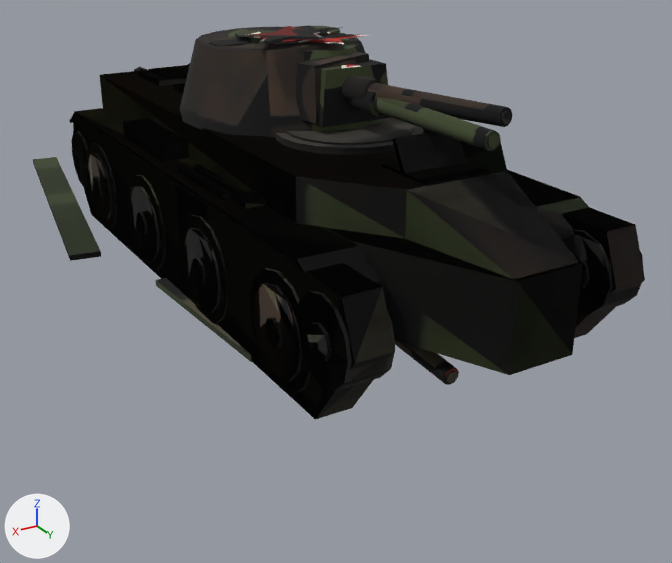
Renders of the glTF model public/models/bt7.glb from each side of a commit.
Camera for both pictures: a 50 mm lens placed at (3.6, 6.43, 3.06), pointed at (-0.45, -0.31, -0.31). Every picture has the same lights, and +X, +Y and +Z are marked at lower left. The older version comes first. Vertices at exactly the same position are counted once.

Objects in the first picture: 'hull_blown', 'hull_ok', 'hull_trackL', 'hull_trackR', 'turret_blown', 'turret_ko', 'turret_ok'.
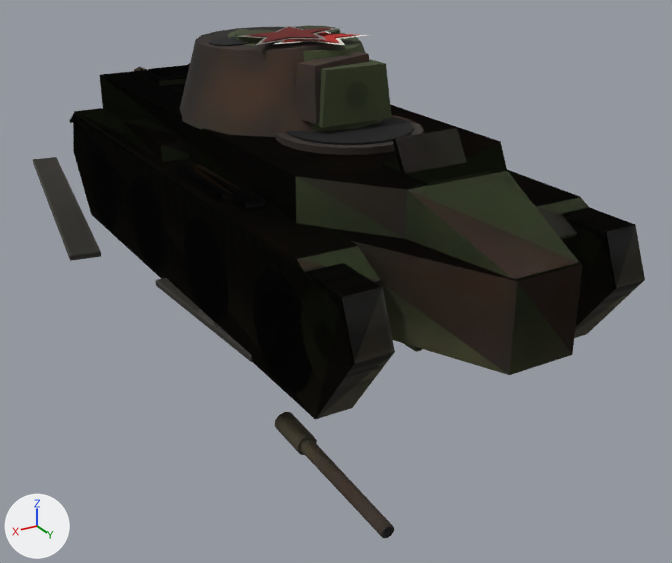
What differs and where, as boxes (x1, y1, x2, y2) in the pictures (672 x 563 px):
'hull_trackL', reshaped: before (69, 65, 644, 420); after (74, 116, 395, 420)
'turret_ko', reshaped (43% narrower): before (180, 26, 512, 137); after (180, 26, 370, 137)
'turret_ok', reshaped (40% narrower, 16% shorter): before (228, 25, 501, 151); after (228, 25, 392, 131)
'gun_blown', added (brown): after (275, 412, 394, 538)
'turret_blown', reshaped (not visible afterwards): before (395, 341, 459, 385)
'gun_ok', added (mostly hidden): after (403, 343, 422, 352)
part 1 of me_bt7_hull_005, deleted: before (71, 131, 642, 394)
part 2 of me_bt7_hull_005, surface changed: (73, 67, 643, 419) in both
part 3 of me_bt7_hull_003, surface changed: after (392, 128, 466, 173)
part 4 of me_bt7_hull_001, surface changed: before (572, 227, 644, 338)
part 5 of me_bt7_hull_007, deleted: before (72, 132, 644, 394)
part 6 of me_bt7_hull_007, surface changed: before (101, 67, 582, 420); after (98, 146, 395, 420)
part 7 of me_bt7_hull_009, surface changed: before (33, 157, 252, 359); after (33, 67, 644, 375)
part 8 of me_bt7_turret_005, deleted: before (395, 341, 459, 385)
part 9 of me_bt7_turret_005, deleted: before (446, 371, 458, 383)
part 10 of me_bt7_turret_003, deleted: before (342, 75, 382, 100)
part 11 of me_bt7_turret_003, deleted: before (367, 83, 512, 127)
part 12 of me_bt7_turret_003, deleted: before (501, 110, 512, 124)
part 13 of me_bt7_turret_003, surface changed: (182, 26, 370, 137) in both
part 14 of me_bt7_turret_001, deleted: before (347, 92, 385, 117)
part 15 of me_bt7_turret_001, deleted: before (373, 97, 501, 151)
part 16 of me_bt7_turret_001, deleted: before (487, 134, 500, 148)
part 17 of me_bt7_turret_001, surface changed (lighter): (229, 25, 392, 131) in both

Patch to the scene script:
```diff
--- a/public/models/bt7.glb.py
+++ b/public/models/bt7.glb.py
@@ me_bt7_hull_005 @@
-me_bt7_hull_005.from_pydata(...)  # 980 vertices, 1748 faces; spans x -1.22..1.22, y -3.05..2.83, z 0.0..1.55
+me_bt7_hull_005.from_pydata(...)  # 308 vertices, 524 faces; spans x -1.15..1.15, y -3.05..2.83, z 0.0..1.55
+# me_bt7_hull_005 part 1: 30 loose pieces with 672 vertices, spanning x -1.22..1.22, y -2.76..2.52, z 0.02..0.9, are deleted
+# me_bt7_hull_005 part 2: 522 kept faces spanning x -1.15..1.15, y -3.05..2.83, z 0.0..1.55 get new texture (UV) coordinates
 me_bt7_hull_005.materials.append(mat_hull_blown)
@@ me_bt7_hull_003 @@
-me_bt7_hull_003.from_pydata(...)  # 900 vertices, 1596 faces; spans x -1.22..1.22, y -3.05..2.83, z 0.0..1.55
+me_bt7_hull_003.from_pydata(...)  # 228 vertices, 372 faces; spans x -1.15..1.15, y -3.05..2.83, z 0.0..1.55
+# me_bt7_hull_003 part 3: 372 kept faces spanning x -1.15..1.15, y -3.05..2.83, z 0.0..1.55 get new texture (UV) coordinates
+# edits to the shape of me_bt7_hull_003 do not show in these pictures
 me_bt7_hull_003.materials.append(mat_hull_ko)
@@ me_bt7_hull_001 @@
-me_bt7_hull_001.from_pydata(...)  # 900 vertices, 1596 faces; spans x -1.22..1.22, y -3.05..2.83, z 0.0..1.48
+me_bt7_hull_001.from_pydata(...)  # 228 vertices, 372 faces; spans x -1.15..1.15, y -3.05..2.83, z 0.0..1.48
+# me_bt7_hull_001 part 4: 372 kept faces spanning x -1.15..1.15, y -3.05..2.83, z 0.0..1.48 get new texture (UV) coordinates
+# edits to the shape of me_bt7_hull_001 do not show in these pictures
 me_bt7_hull_001.materials.append(mat_hull_ok)
@@ me_bt7_hull_007 @@
-me_bt7_hull_007.from_pydata(...)  # 904 vertices, 1600 faces; spans x -1.69..1.22, y -4.56..2.83, z 0.0..1.48
+me_bt7_hull_007.from_pydata(...)  # 232 vertices, 376 faces; spans x -1.69..1.15, y -4.56..2.83, z 0.0..1.48
+# me_bt7_hull_007 part 5: 30 loose pieces with 672 vertices, spanning x -1.22..1.22, y -2.76..2.52, z 0.02..0.9, are deleted
+# me_bt7_hull_007 part 6: 376 kept faces spanning x -1.69..1.15, y -4.56..2.83, z 0.0..1.48 get new texture (UV) coordinates
 me_bt7_hull_007.materials.append(mat_hull_trackl)
@@ me_bt7_hull_009 @@
-me_bt7_hull_009.from_pydata(...)  # 904 vertices, 1600 faces; spans x -1.22..1.69, y -4.56..2.83, z 0.0..1.48
+me_bt7_hull_009.from_pydata(...)  # 232 vertices, 376 faces; spans x -1.15..1.69, y -4.56..2.83, z 0.0..1.48
+# me_bt7_hull_009 part 7: 374 kept faces spanning x -1.15..1.69, y -4.56..2.83, z 0.0..1.48 get new texture (UV) coordinates
+# edits to the shape of me_bt7_hull_009 do not show in these pictures
 me_bt7_hull_009.materials.append(mat_hull_trackr)
@@ me_bt7_turret_005 @@
-me_bt7_turret_005.from_pydata(...)  # 198 vertices, 336 faces; spans x -0.38..0.99, y -1.0..2.4, z -0.06..0.8
+me_bt7_turret_005.from_pydata(...)  # 142 vertices, 236 faces; spans x -0.38..0.99, y -1.0..0.88, z -0.06..0.8
+# me_bt7_turret_005 part 8: the loose piece of 20 vertices spanning x 0.26..0.42, y 0.78..2.39, z 0.14..0.41 is deleted
+# me_bt7_turret_005 part 9: the loose piece of 16 vertices spanning x 0.28..0.37, y 2.36..2.4, z 0.16..0.24 is deleted
+# other edits to the shape of me_bt7_turret_005 do not show in these pictures
 me_bt7_turret_005.materials.append(mat_turret_blown)
@@ me_bt7_turret_003 @@
-me_bt7_turret_003.from_pydata(...)  # 198 vertices, 336 faces; spans x -0.52..0.86, y -1.19..2.16, z 1.3..2.02
+me_bt7_turret_003.from_pydata(...)  # 142 vertices, 236 faces; spans x -0.52..0.86, y -1.19..0.7, z 1.3..2.02
+# me_bt7_turret_003 part 10: the loose piece of 20 vertices spanning x -0.1..0.15, y 0.54..0.97, z 1.59..1.79 is deleted
+# me_bt7_turret_003 part 11: the loose piece of 20 vertices spanning x -0.25..0.13, y 0.55..2.15, z 1.61..1.8 is deleted
+# me_bt7_turret_003 part 12: the loose piece of 16 vertices spanning x -0.23..-0.14, y 2.11..2.16, z 1.69..1.78 is deleted
+# me_bt7_turret_003 part 13: 235 kept faces spanning x -0.52..0.86, y -1.19..0.7, z 1.3..2.02 get new texture (UV) coordinates
 me_bt7_turret_003.materials.append(mat_turret_ko)
@@ me_bt7_turret_001 @@
-me_bt7_turret_001.from_pydata(...)  # 158 vertices, 264 faces; spans x -0.7..0.7, y -1.12..2.26, z 1.34..1.98
+me_bt7_turret_001.from_pydata(...)  # 102 vertices, 164 faces; spans x -0.7..0.7, y -1.12..0.75, z 1.34..1.98
+# me_bt7_turret_001 part 14: the loose piece of 20 vertices spanning x -0.1..0.1, y 0.65..1.05, z 1.55..1.73 is deleted
+# me_bt7_turret_001 part 15: the loose piece of 20 vertices spanning x -0.07..0.07, y 0.65..2.25, z 1.57..1.71 is deleted
+# me_bt7_turret_001 part 16: the loose piece of 16 vertices spanning x -0.04..0.04, y 2.23..2.26, z 1.6..1.68 is deleted
+# me_bt7_turret_001 part 17: 164 kept faces spanning x -0.7..0.7, y -1.12..0.75, z 1.34..1.98 get new texture (UV) coordinates
 me_bt7_turret_001.materials.append(mat_turret_ok)
@@ ob_gun_ok @@
+ob_gun_ok = bpy.data.objects.new('gun_ok', me_bt7_turret_gun_001)  # 56 vertices, 100 faces; spans x -0.1..0.1, y 0.0..1.61, z -0.09..0.09; in mat_gun_ok (picture img_gun_ok)
+ob_gun_ok.location = (0.0, 0.0, 0.0)
@@ ob_gun_blown @@
+ob_gun_blown = bpy.data.objects.new('gun_blown', me_bt7_turret_gun_005)  # 56 vertices, 100 faces; spans x 0.25..0.45, y 0.13..1.75, z -1.5..-1.21; in mat_gun_blown (picture img_gun_blown)
+ob_gun_blown.location = (0.0, 0.0, 0.0)
```
